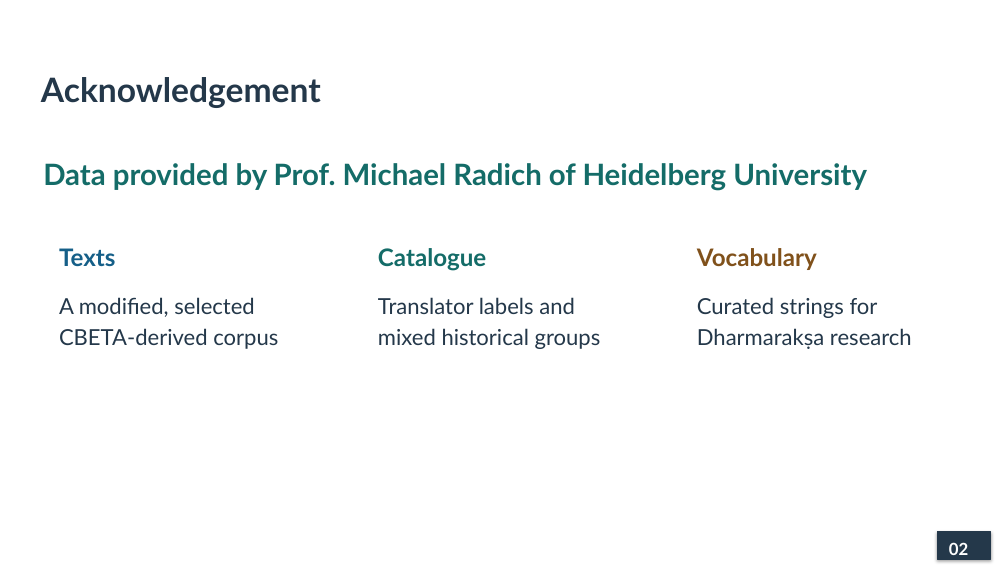
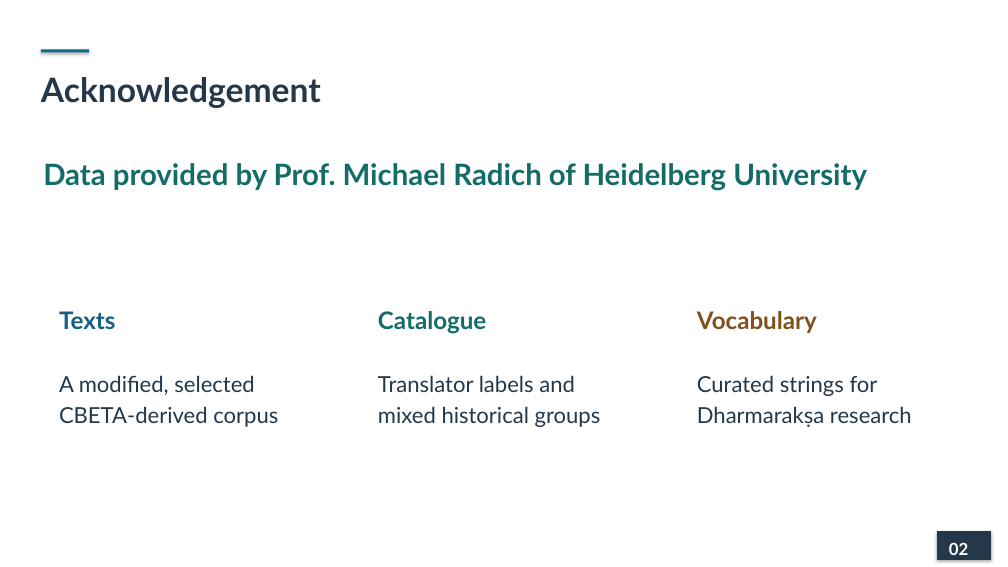
Before and after one commit to lopentu/cohort, a slide deck: slide 2 of docs/presentation/cohort-pnc-2026-main.pptx. Drawn at 1008x567 pixels with LibreOffice and Linux fonts; fonts in the diff are those of the drawing. Boxes give left, top, right and bottom in pixels: in the first picture for what was removed or moved away, otherwise in the second. Text is boxed around its words. In the diff, an @@ line names an element or a change of style, - is before the commit and + after.

```diff
--- a/docs/presentation/cohort-pnc-2026-main.pptx
+++ b/docs/presentation/cohort-pnc-2026-main.pptx
@@ rectangle added at bbox=[41, 49, 89, 52], fill #126B85 @@
@@ 3 texts: place and size @@
-3 texts at bbox=[59, 248, 817, 271]
+3 texts at bbox=[59, 311, 817, 334]
@@ 3 texts: place and size @@
-3 texts at bbox=[59, 297, 912, 349]
+3 texts at bbox=[59, 375, 912, 427]
```
Also in this commit, not shown: 19 other slides changed, 1 other file.
